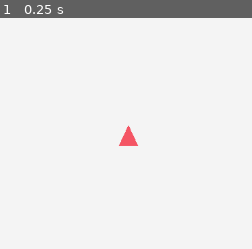
Above: before the commit, frame 1.
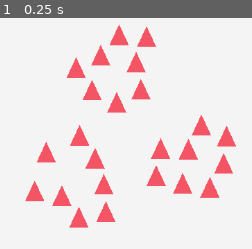
Above: after the commit, the same moment.

Repository: rtauziac/djam-decay
Game: Godot game, scene res://test_2d.tscn
The game is run twice, just before and just after one commit, with the same random seed, the same clock (stepped at 60 frames per second) and the same inputs.
Inputs:
- Up to frame 1 (0.25 s): no input

The runs differ from the first frame. In frame 1, 9.4% of the frame differs, in the area x 9-94%, y 2-91%.

Commit message:
🌈 Add groups and selection

Diff:
--- /dev/null
+++ b/Camera.gd
@@ -0,0 +1,27 @@
+extends Camera2D
+
+var moving = false
+var has_moved = false
+
+
+func _unhandled_input(event):
+	if event is InputEventMouseButton:
+		var event_mouse_button: InputEventMouseButton = event
+
+		if event_mouse_button.button_index == MOUSE_BUTTON_LEFT:
+			if event_mouse_button.pressed:
+				moving = true
+				has_moved = false
+				get_tree().root.get_viewport().set_input_as_handled()
+			else:
+				moving = false
+				if has_moved:
+					get_tree().root.get_viewport().set_input_as_handled()
+
+	if event is InputEventMouseMotion:
+		var event_mouse_motion: InputEventMouseMotion = event
+
+		if moving:
+			translate(-event_mouse_motion.relative)
+			has_moved = true
+			get_tree().root.get_viewport().set_input_as_handled()
--- a/project.godot
+++ b/project.godot
@@ -15,6 +15,12 @@
 config/features=PackedStringArray("4.2", "GL Compatibility")
 config/icon="res://icon.svg"
 
+[physics]
+
+common/physics_ticks_per_second=120
+2d/physics_engine="GodotPhysics2D"
+2d/default_gravity=0.0
+
 [rendering]
 
 renderer/rendering_method="gl_compatibility"
--- a/test_2d.tscn
+++ b/test_2d.tscn
@@ -1,6 +1,7 @@
-[gd_scene load_steps=3 format=3 uid="uid://ywgaelhpgpby"]
+[gd_scene load_steps=4 format=3 uid="uid://ywgaelhpgpby"]
 
 [ext_resource type="Script" path="res://unit/groups.gd" id="1_n6ffw"]
+[ext_resource type="Script" path="res://Camera.gd" id="2_fdhqp"]
 
 [sub_resource type="GDScript" id="GDScript_3igke"]
 script/source = "extends Node
@@ -23,3 +24,4 @@
 script = ExtResource("1_n6ffw")
 
 [node name="Camera2D" type="Camera2D" parent="."]
+script = ExtResource("2_fdhqp")
--- /dev/null
+++ b/unit/group.gd
@@ -0,0 +1,32 @@
+extends Area2D
+class_name SelectableGroup
+
+@export var selected: bool : get = get_selected, set = set_selected
+func get_selected() -> bool:
+	return $Line2D.visible
+func set_selected(new_val: bool):
+	$Line2D.visible = new_val
+
+var radius: get = get_radius, set = set_radius
+func get_radius() -> float:
+	return ($CollisionShape2D.shape as CircleShape2D).radius
+func set_radius(new_val: float):
+	($CollisionShape2D.shape as CircleShape2D).radius = new_val
+	$Line2D.set("radius", new_val)
+
+
+func _on_input_event(viewport: Viewport, event, shape_idx):
+	if event is InputEventMouseButton:
+		var eventMouseButton := event as InputEventMouseButton
+		if not eventMouseButton.pressed:
+			selected = true
+			viewport.set_input_as_handled()
+
+
+func _unhandled_input(event):
+	if event is InputEventMouseButton:
+		var event_mouse_button: InputEventMouseButton = event
+
+		if event_mouse_button.button_index == MOUSE_BUTTON_LEFT:
+			if not event_mouse_button.pressed:
+				selected = false
--- /dev/null
+++ b/unit/group.tscn
@@ -0,0 +1,24 @@
+[gd_scene load_steps=4 format=3 uid="uid://d3nlne7wqwqw1"]
+
+[ext_resource type="Script" path="res://unit/groupLine.gd" id="1_lmqkd"]
+[ext_resource type="Script" path="res://unit/group.gd" id="1_rj8xh"]
+
+[sub_resource type="CircleShape2D" id="CircleShape2D_fkid3"]
+resource_local_to_scene = true
+radius = 100.0
+
+[node name="Group" type="Area2D"]
+script = ExtResource("1_rj8xh")
+
+[node name="CollisionShape2D" type="CollisionShape2D" parent="."]
+shape = SubResource("CircleShape2D_fkid3")
+
+[node name="Line2D" type="Line2D" parent="."]
+visible = false
+points = PackedVector2Array(0, 0, 0, 0, 0, 0, 0, 0, 0, 0, 0, 0, 0, 0, 0, 0, 0, 0, 0, 0, 0, 0, 0, 0, 0, 0, 0, 0, 0, 0, 0, 0, 0, 0, 0, 0, 0, 0, 0, 0, 0, 0, 0, 0, 0, 0, 0, 0, 0, 0, 0, 0, 0, 0, 0, 0)
+closed = true
+width = 2.0
+script = ExtResource("1_lmqkd")
+radius = 300
+
+[connection signal="input_event" from="." to="." method="_on_input_event"]
--- /dev/null
+++ b/unit/groupLine.gd
@@ -0,0 +1,26 @@
+extends Line2D
+
+@export var radius = 100 : get = get_radius, set = set_radius
+
+
+func get_selected():
+	return
+
+func _ready():
+	pass
+
+
+func get_radius():
+	return radius
+
+
+func set_radius(new_val):
+	radius = new_val
+	update_line()
+
+
+func update_line():
+	var segments = points.size()
+	for segment in points.size():
+		points[segment].x = cos(segment * PI / segments * 2) * radius
+		points[segment].y = sin(segment * PI / segments * 2) * radius
--- a/unit/groups.gd
+++ b/unit/groups.gd
@@ -7,12 +7,35 @@
 
 func make_initial_groups():
 	var unit_scene = preload("res://unit/unit.tscn")
+	var rand_start_angle = randf() * PI * 2
 	for i_race in 3:
-		for i_group in 2: # 2 groups for each race
-			var group_node = Node.new()
-			add_child(group_node)
-			for i_unit in 4:
-				var unit = unit_scene.instantiate()
-				unit.add_to_group(group_node.name)
-				unit.add_to_group(&"unit")
-				get_parent().add_child(unit)
+		var group_node = preload("res://unit/group.tscn").instantiate()
+		group_node.global_position = Vector2.UP.rotated(rand_start_angle + i_race * PI * 0.666) * 100
+		add_child(group_node)
+		for i_unit in 8:
+			var unit = unit_scene.instantiate()
+			unit.global_position = group_node.global_position + Vector2.RIGHT.rotated(randf() * PI * 2)
+			unit.add_to_group(group_node.name)
+			unit.add_to_group(&"unit")
+			get_parent().add_child(unit)
+
+
+func _physics_process(delta):
+	for group: SelectableGroup in get_children():
+		var group_nodes := get_tree().get_nodes_in_group(group.name)
+		if group_nodes == null or group_nodes.size() == 0:
+			continue
+
+		var bounds_new := Rect2(group_nodes[0].global_position, Vector2.ZERO)
+		var longest_distance = 0
+		for node: RigidBody2D in group_nodes:
+			#node.linear_velocity = (group.global_position - node.global_position).normalized() * 10
+			if bounds_new.has_point(node.global_position) == false:
+				bounds_new = bounds_new.expand(node.global_position)
+			var node_distance = group.global_position.distance_to(node.global_position) + (20)
+			if node_distance > longest_distance:
+				longest_distance = node_distance
+
+		group.global_position = bounds_new.get_center()
+		var selectable_group := group.find_child("CollisionShape2D") as SelectableGroup
+		group.radius = longest_distance
--- a/unit/unit.gd
+++ b/unit/unit.gd
@@ -1,4 +1,4 @@
-extends Node2D
+extends RigidBody2D
 
 enum UnitRace {
 	Rat,
--- a/unit/unit.tscn
+++ b/unit/unit.tscn
@@ -1,13 +1,17 @@
-[gd_scene load_steps=3 format=3 uid="uid://d0ba2gtndkttu"]
+[gd_scene load_steps=4 format=3 uid="uid://d0ba2gtndkttu"]
 
 [ext_resource type="Script" path="res://unit/unit.gd" id="1_gui11"]
 
+[sub_resource type="PhysicsMaterial" id="PhysicsMaterial_y364i"]
+friction = 0.24
+
 [sub_resource type="CircleShape2D" id="CircleShape2D_gijtc"]
+resource_local_to_scene = true
 radius = 20.0
 
-[node name="CharacterBody2D" type="CharacterBody2D" groups=["unit"]]
-motion_mode = 1
-wall_min_slide_angle = 0.0174533
+[node name="RigidBody2D" type="RigidBody2D" groups=["unit"]]
+physics_material_override = SubResource("PhysicsMaterial_y364i")
+lock_rotation = true
 script = ExtResource("1_gui11")
 metadata/_edit_group_ = true
 
Not shown, changed: .gitignore
